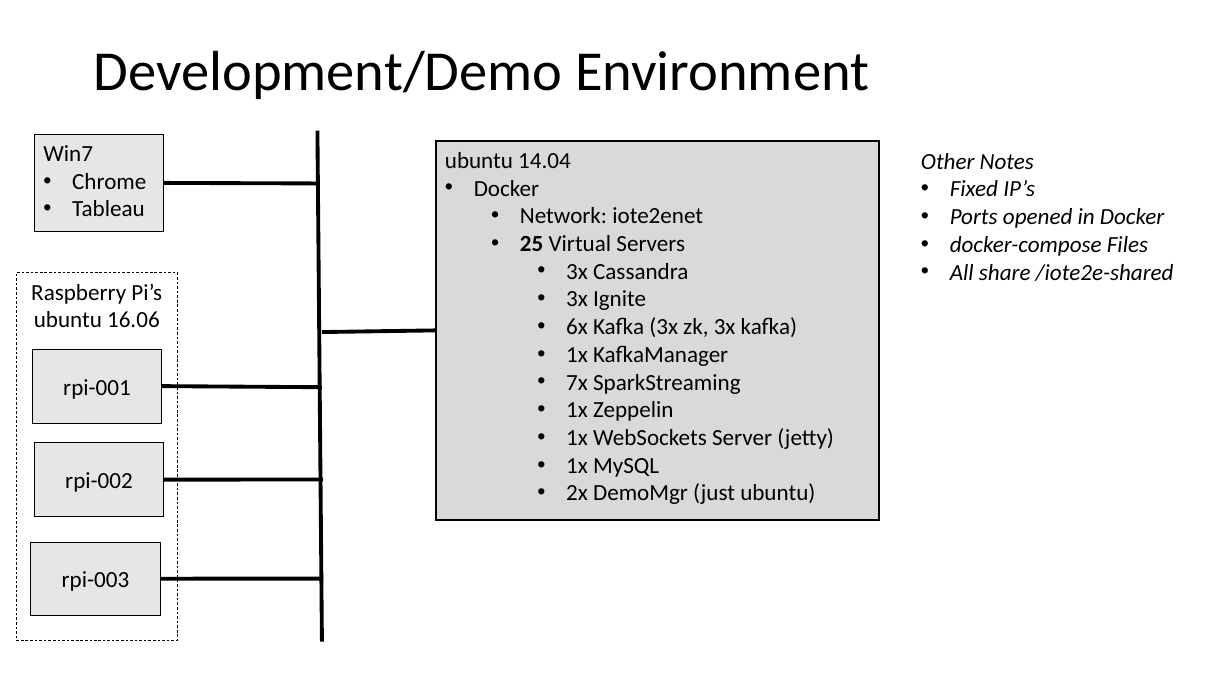
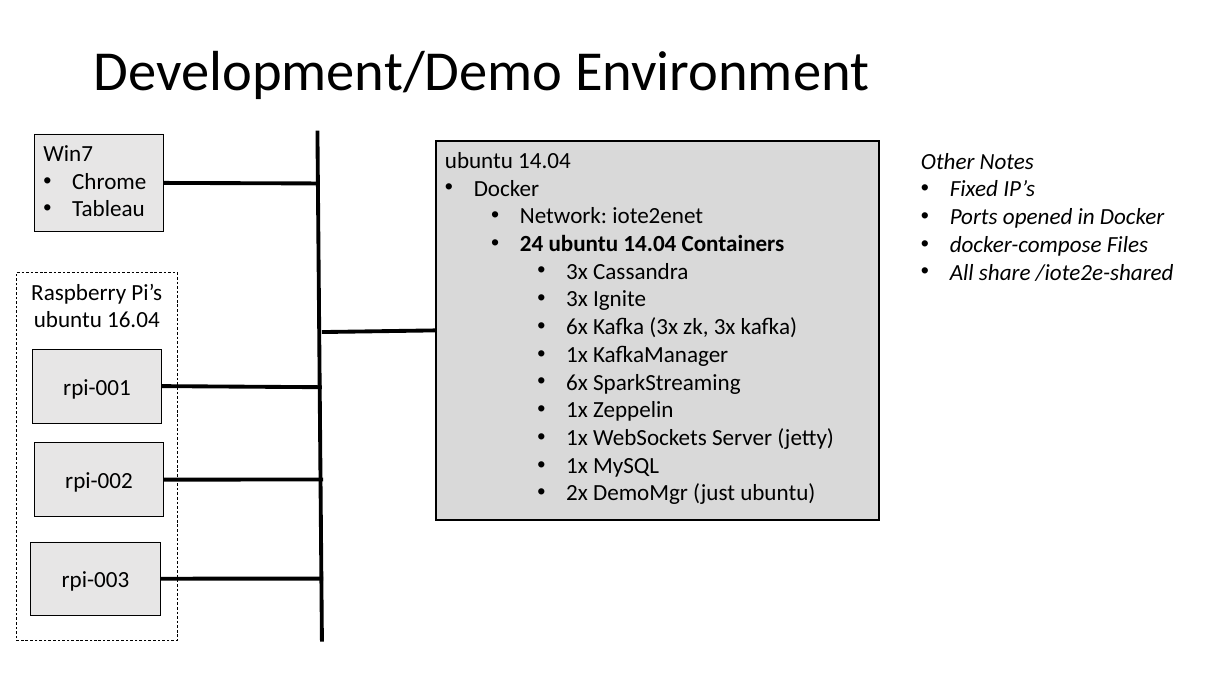
Before and after one commit to petezybrick/iote2e, a slide deck: slide 14 of iote2e-common/src/site/markdown/slides/iote2e-dryrun-20170904.pptx. Drawn at 1232x693 pixels with LibreOffice and Linux fonts; fonts in the diff are those of the drawing. Boxes give left, top, right and bottom in pixels: in the first picture for what was removed or moved away, otherwise in the second. Text is boxed around its words. In the diff, an @@ line names an element or a change of style, - is before the commit and + after.

```diff
--- a/iote2e-common/src/site/markdown/slides/iote2e-dryrun-20170904.pptx
+++ b/iote2e-common/src/site/markdown/slides/iote2e-dryrun-20170904.pptx
@@ text in rectangle at (520, 234, 785, 251): text changed; bold on @@
-  • 25 Virtual Servers
+  • 24 ubuntu 14.04 Containers
@@ text in rectangle at (34, 311, 160, 327): text changed @@
-ubuntu 16.06
+ubuntu 16.04
@@ text in rectangle at (566, 374, 741, 394): text changed @@
-    • 7x SparkStreaming
+    • 6x SparkStreaming
```
Also in this commit, not shown: 2 other slides changed, 1 slide added, 2 slides removed, 1 other file.
